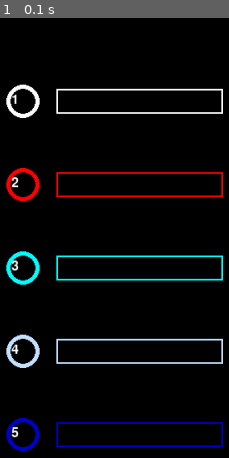
Above: before the commit, frame 1.
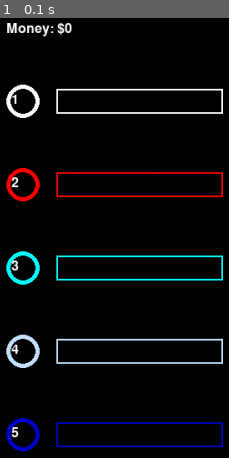
Above: after the commit, the same moment.

Repository: Nikhil-Singla/the-dev-dossier
Game: pygame game, started from game_dev/clickerTutorial_pygame.py
Two runs of this game, one before a commit and one after it. Both use one fixed random seed, a clock stepped at 60 frames per second and the inputs below.
Inputs:
- Up to frame 1 (0.1 s): no input

The runs differ from the first frame. In frame 1, 0.4% of the frame differs, in the area x 3-32%, y 1-5%.

Commit message:
Buttons working, Global Money, Testing and BugFix

Diff:
--- a/game_dev/clickerTutorial_pygame.py
+++ b/game_dev/clickerTutorial_pygame.py
@@ -72,13 +72,27 @@
     for event in pygame.event.get():
         if event.type == pygame.QUIT: ## Different from quit(). Here, its an event
             gameState = False
+        if event.type == pygame.MOUSEBUTTONDOWN:
+            if task1.collidepoint(event.pos):
+                draw_One = True
+            if task2.collidepoint(event.pos):
+                draw_Two = True
+            if task3.collidepoint(event.pos):
+                draw_Three = True
+            if task4.collidepoint(event.pos):
+                draw_Four = True
+            if task5.collidepoint(event.pos):
+                draw_Five = True
     screen.fill(background) ## Have our initial background on the screen
 
     task1, length_One, draw_One = draw_Box(white, 100, boxOne, draw_One, length_One, speed_One)
-    task2, length_One, draw_One = draw_Box(red, 200, boxTwo, draw_Two, length_Two, speed_Two)
-    task3, length_One, draw_One = draw_Box(aqua, 300, boxThree, draw_Three, length_Three, speed_Three)
-    task4, length_One, draw_One = draw_Box(metallic, 400, boxFour, draw_Four, length_Four, speed_Four)
-    task5, length_One, draw_One = draw_Box(navy, 500, boxFive, draw_Five, length_Five, speed_Five)
+    task2, length_Two, draw_Two = draw_Box(red, 200, boxTwo, draw_Two, length_Two, speed_Two)
+    task3, length_Three, draw_Three = draw_Box(aqua, 300, boxThree, draw_Three, length_Three, speed_Three)
+    task4, length_Four, draw_Four = draw_Box(metallic, 400, boxFour, draw_Four, length_Four, speed_Four)
+    task5, length_Five, draw_Five = draw_Box(navy, 500, boxFive, draw_Five, length_Five, speed_Five)
+
+    display_score = font.render('Money: $'+str(round(score,2)), True, white, black)
+    screen.blit(display_score, (10,5))
     pygame.display.flip() ## Update the content of the entire display
 
 pygame.quit() ## Uninitialize all pygame modules
